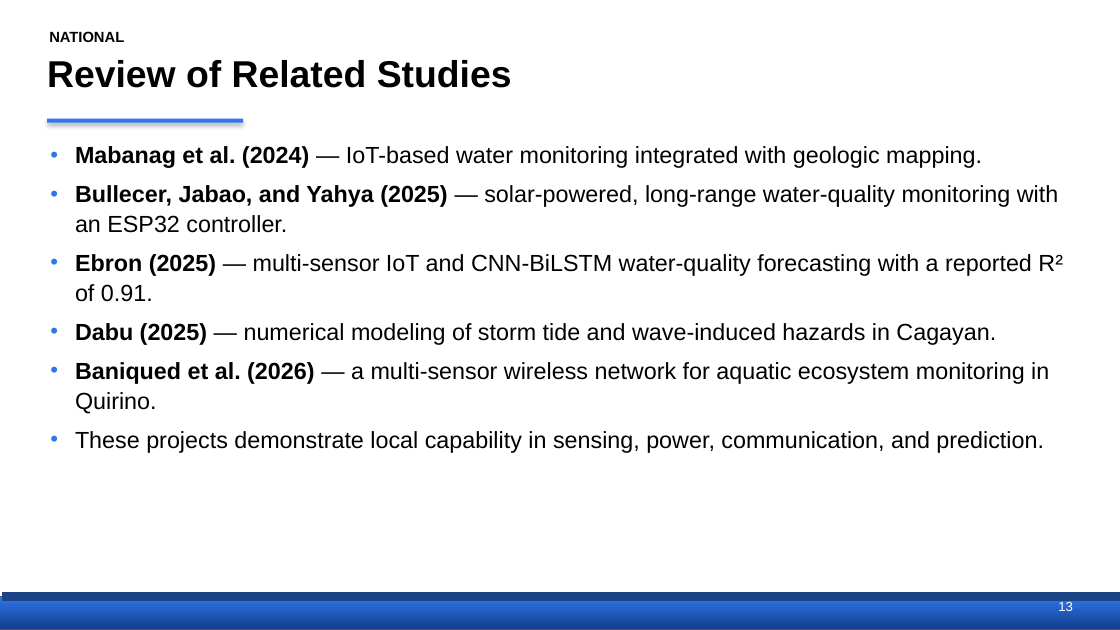
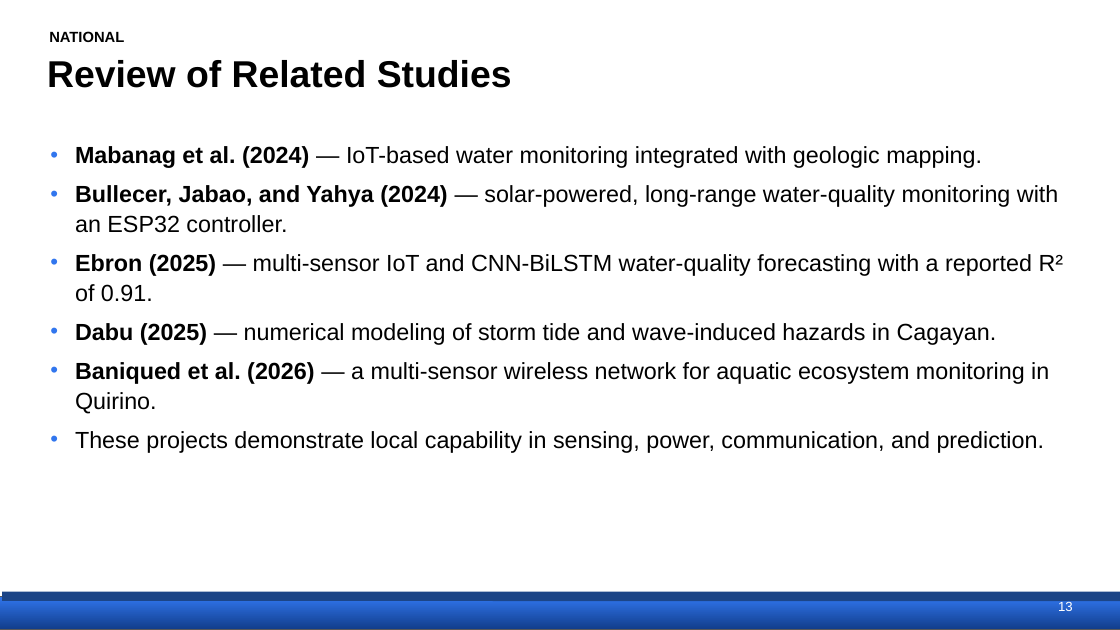
Before and after one commit to Ruzz-1010/Project-FALCON-01, a slide deck: slide 14 of THESIS DOCUMENTATION/FALCON_Proposal_Defense.pptx (slide 13 before the commit). Drawn at 1120x630 pixels with LibreOffice and Linux fonts; fonts in the diff are those of the drawing. Boxes give left, top, right and bottom in pixels: in the first picture for what was removed or moved away, otherwise in the second. Text is boxed around its words. In the diff, an @@ line names an element or a change of style, - is before the commit and + after.

```diff
--- a/THESIS DOCUMENTATION/FALCON_Proposal_Defense.pptx
+++ b/THESIS DOCUMENTATION/FALCON_Proposal_Defense.pptx
@@ rectangle removed at [47,119,243,123] @@
@@ text at [75,185,1058,233]: text changed @@
-• Bullecer, Jabao, and Yahya (2025) — solar-powered, long-range water-quality monitoring with an ESP32 controller.
+• Bullecer, Jabao, and Yahya (2024) — solar-powered, long-range water-quality monitoring with an ESP32 controller.
```
Also in this commit, not shown: 29 other slides changed, 23 slides added, 6 slides removed.
